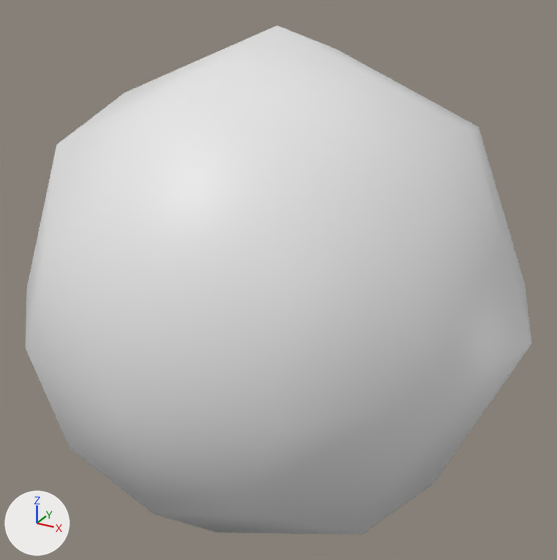
Two versions of the OBJ model condor_buildings/assets/pylons/WarningSphere.obj, one commit apart.
Rendered twice from a 50 mm camera at (0.0822, -0.1488, 0.0762) aimed at (-0.0001, 0.0007, 0.0014). Arrows for +X, +Y and +Z are at lower left; the lights stay in place. The older version comes first. Where no turn or scale is listed for an object, it has been applied to the vertices.

The first picture shows 'WarningSphere'.
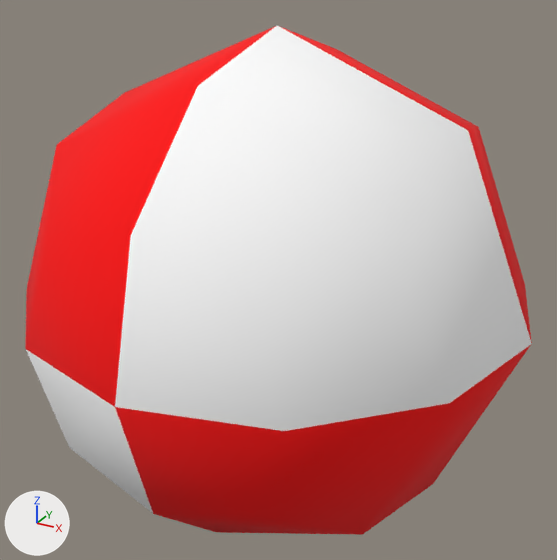
What differs and where, as boxes [x1, y1, x2, y2] in the pictures (557 x 560 px):
'WarningSphere', recoloured
    both: [25, 26, 532, 535]

The change, as a diff of the scene's bpy script:
```diff
--- a/condor_buildings/assets/pylons/WarningSphere.obj.py
+++ b/condor_buildings/assets/pylons/WarningSphere.obj.py
@@ img_pylons_dds @@
+img_pylons_dds = load_image('Pylons.dds', 'Pylons.dds', 512, 1024, 'sRGB')
@@ mat_pylones @@
+mat_pylones = principled_material('pylones')
+mat_pylones.texture = img_pylons_dds
+mat_pylones.roughness = 1.0
@@ me_warningsphere @@
 me_warningsphere.from_pydata(...)  # 42 vertices, 48 faces; spans x -0.06..0.06, y -0.06..0.06, z -0.06..0.06
+me_warningsphere.materials.append(mat_pylones)  # picture img_pylons_dds
```
